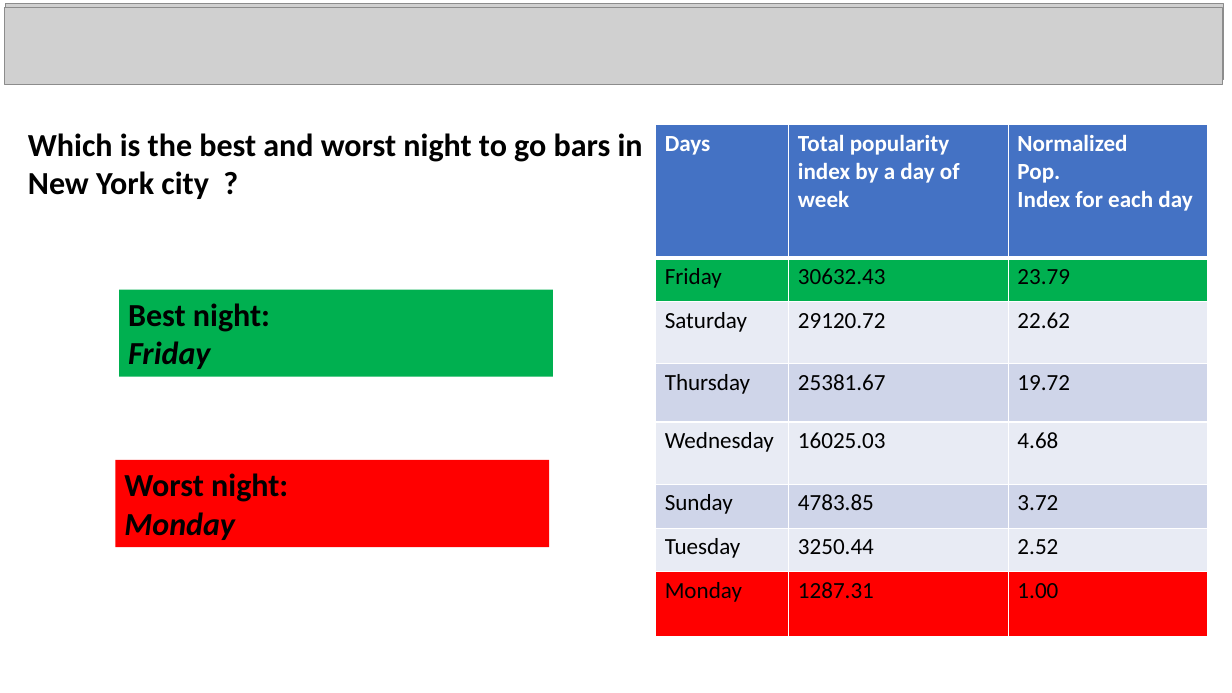
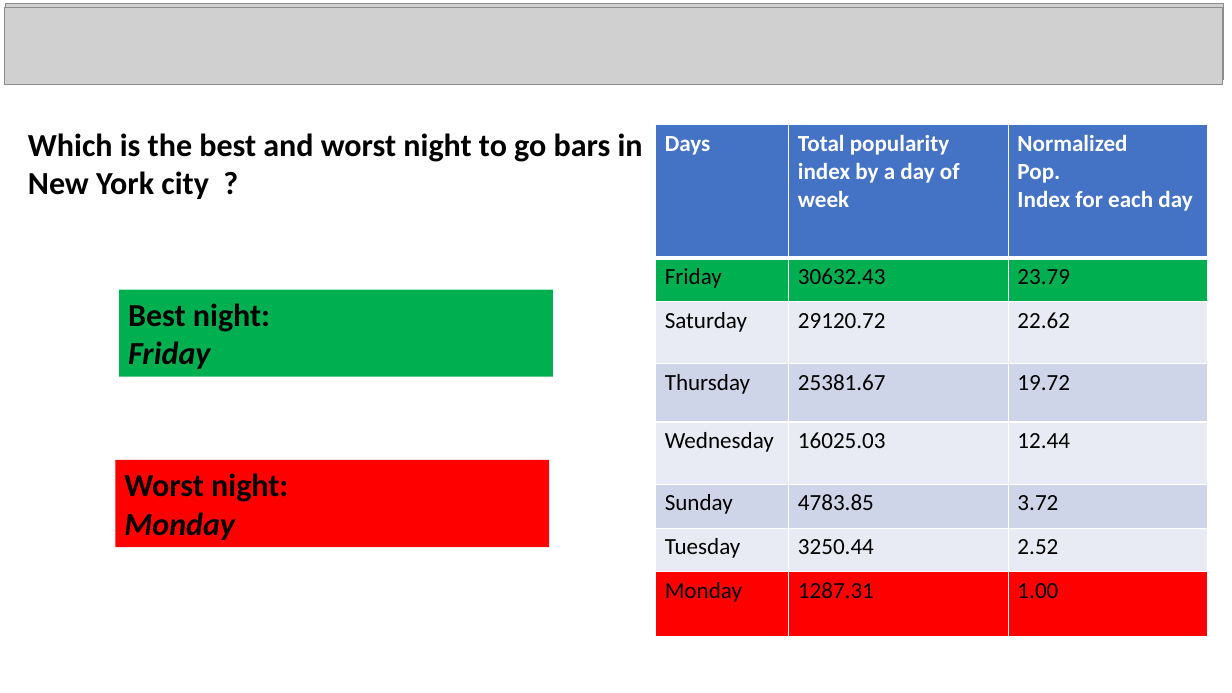
Before and after one commit to basantdhital/MY_pro, a slide deck: slide 8 of bars_presentation.pptx. Drawn at 1232x693 pixels with LibreOffice and Linux fonts; fonts in the diff are those of the drawing; grey boxes stand for pictures. Boxes give left, top, right and bottom in pixels: in the first picture for what was removed or moved away, otherwise in the second. Text is boxed around its words. In the diff, an @@ line names an element or a change of style, - is before the commit and + after.

```diff
--- a/bars_presentation.pptx
+++ b/bars_presentation.pptx
@@ table at [655,125,1207,637] @@
-row 5, column 3: 4.68
+row 5, column 3: 12.44
```
Also in this commit, not shown: 1 other slide changed, 1 slide added, 8 other files.
